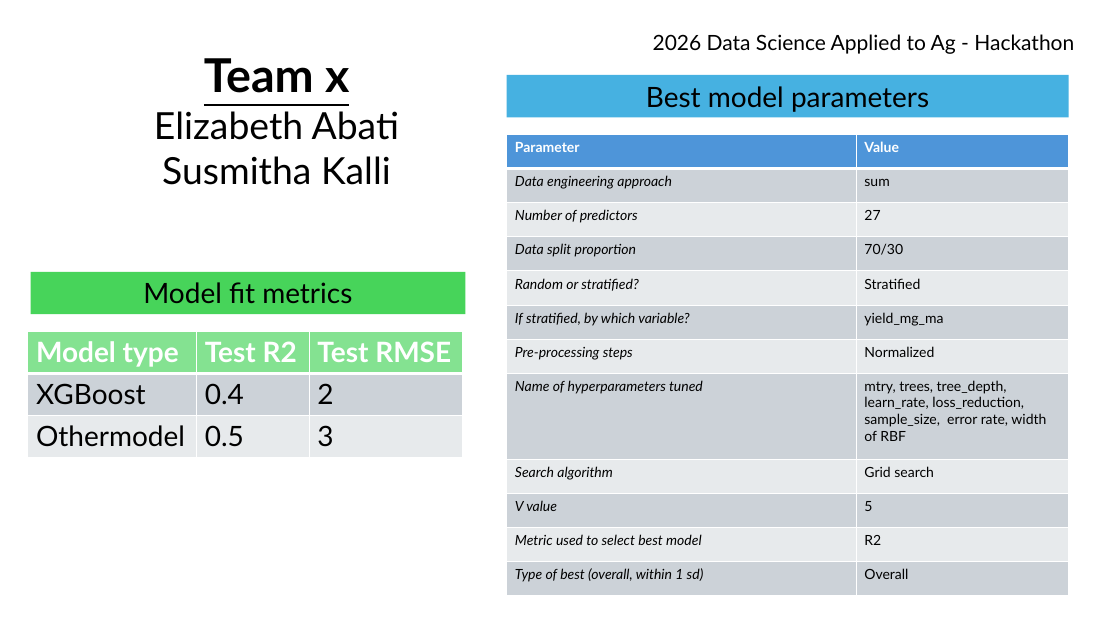
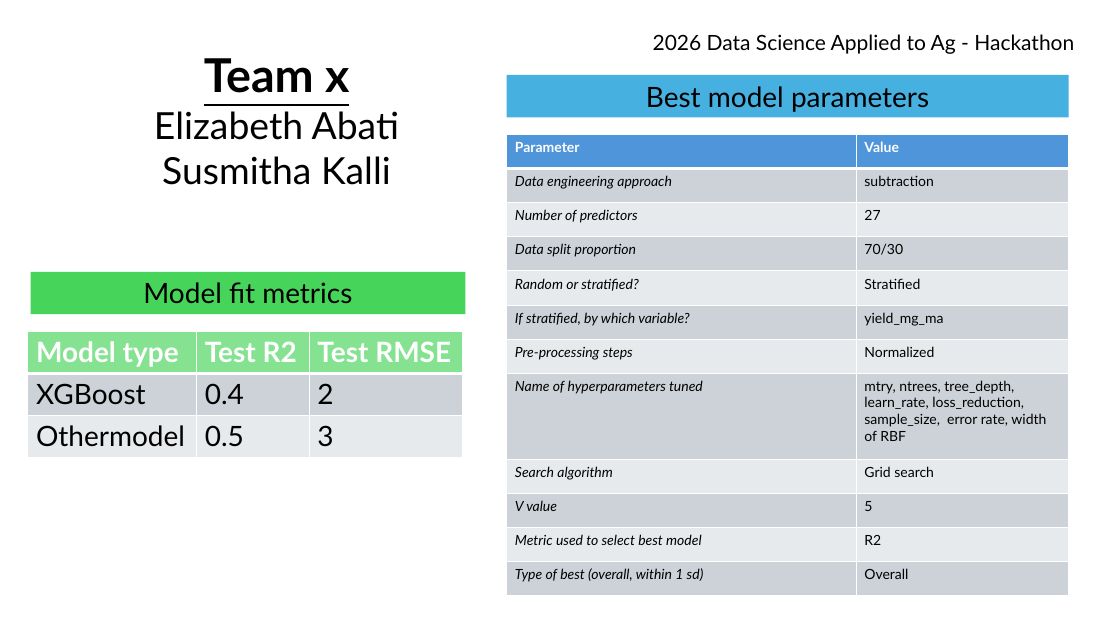
Before and after one commit to Susmitha1999/Final_Project, a slide deck: slide 1 of output/2026dsa_teamx.pptx. Drawn at 1120x630 pixels with LibreOffice and Linux fonts; fonts in the diff are those of the drawing. Boxes give left, top, right and bottom in pixels: in the first picture for what was removed or moved away, otherwise in the second. Text is boxed around its words. In the diff, an @@ line names an element or a change of style, - is before the commit and + after.

Commit message:
updated slide with pre-processing steps

```diff
--- a/output/2026dsa_teamx.pptx
+++ b/output/2026dsa_teamx.pptx
@@ table at [507, 134, 1069, 596] @@
-row 2, column 2: sum
+row 2, column 2: subtraction
-row 8, column 2: mtry, trees, tree_depth, learn_rate, loss_reduction, sample_size, error rate, width of RBF
+row 8, column 2: mtry, ntrees, tree_depth, learn_rate, loss_reduction, sample_size, error rate, width of RBF
```
